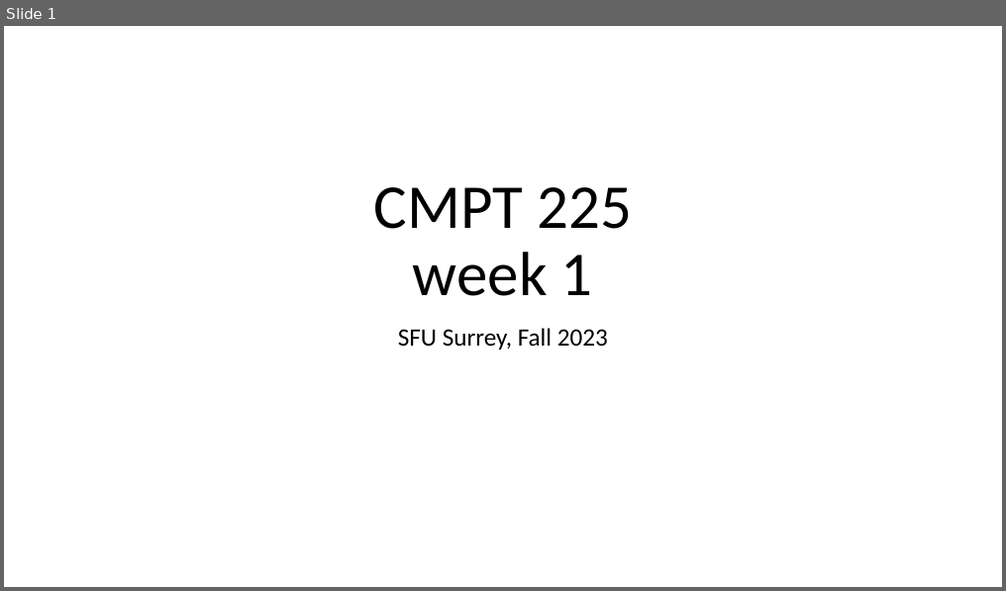
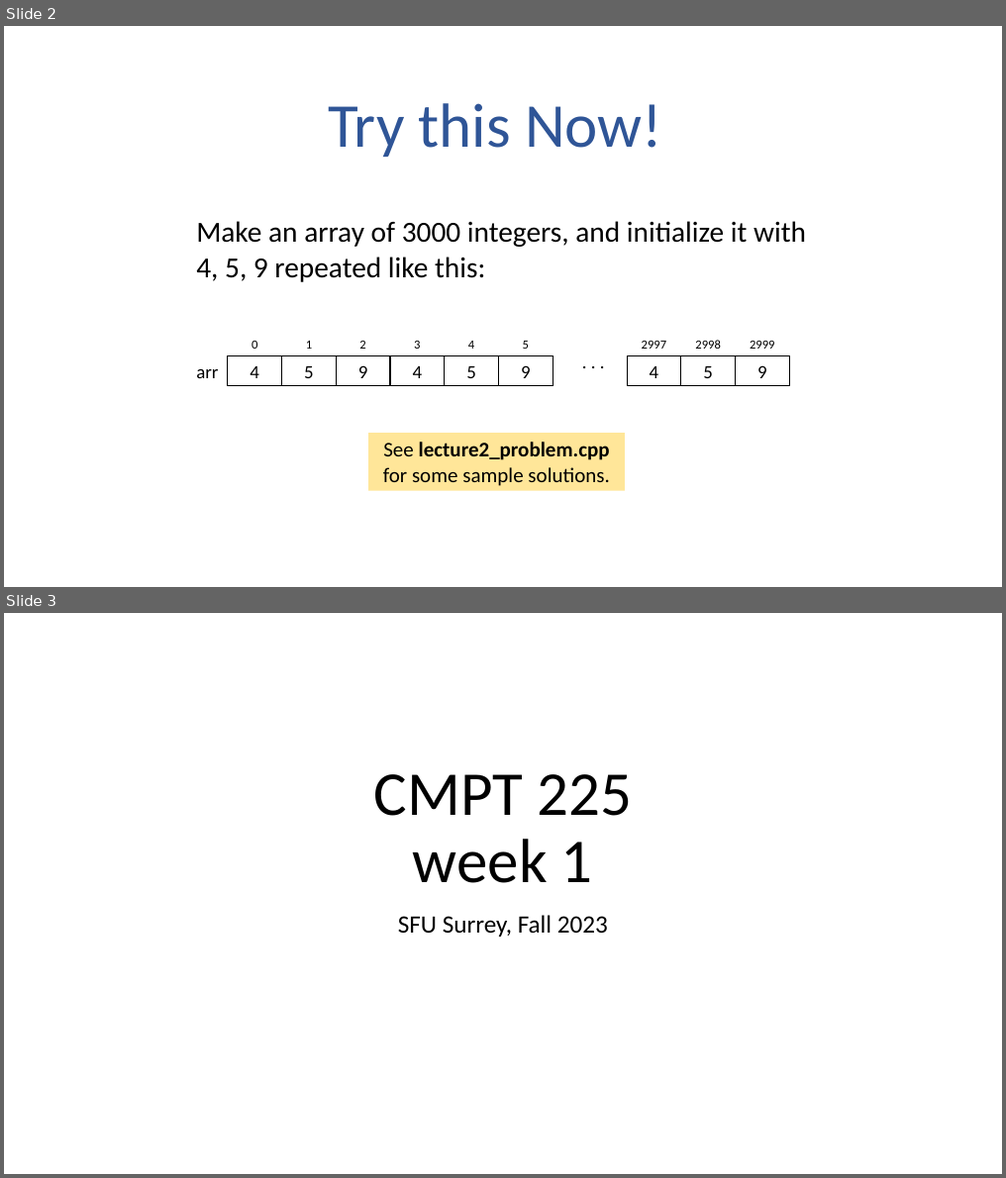
Before and after one commit to tjd1234/cmpt225fall2023, a slide deck: lecture_notes/week1/week1_intro.pptx. Shown one above the other, each under a label of ours: slide 1 before the commit, slides 2 and 3 after it. The pictures are 1006x591 and 1006x1178 pixels, drawn with LibreOffice and Linux fonts; fonts in the diff are those of the drawing. Boxes give left, top, right and bottom in pixels: in the first picture for what was removed or moved away, otherwise in the second. Text is boxed around its words. In the diff, an @@ line names an element or a change of style, - is before the commit and + after.

```diff
--- a/lecture_notes/week1/week1_intro.pptx
+++ b/lecture_notes/week1/week1_intro.pptx
@@ slide 2 added at [4, 26, 1002, 587], background #FFFFFF @@
@@ text added at [328, 103, 662, 157], 60 pt, text #2F5597 @@
+Try this Now!
@@ text added at [196, 221, 806, 282], 28 pt, text #000000 @@
+Make an array of 3000 integers, and initialize it with
+4, 5, 9 repeated like this:
@@ text added at [252, 341, 257, 349], 12 pt, text #000000 @@
+0
@@ text added at [306, 341, 312, 349], 12 pt, text #000000 @@
+1
@@ text added at [359, 341, 365, 349], 12 pt, text #000000 @@
+2
@@ text added at [414, 341, 420, 349], 12 pt, text #000000 @@
+3
@@ text added at [468, 341, 474, 349], 12 pt, text #000000 @@
+4
@@ text added at [523, 341, 529, 349], 12 pt, text #000000 @@
+5
@@ text added at [562, 347, 626, 376], 18 pt, text #000000 @@
+. . .
@@ text added at [642, 341, 666, 349], 12 pt, text #000000 @@
+2997
@@ text added at [695, 340, 720, 349], 12 pt, text #000000 @@
+2998
@@ text added at [749, 341, 774, 349], 12 pt, text #000000 @@
+2999
@@ text added at [196, 370, 218, 378], 18 pt, text #000000 @@
+arr
@@ rectangle added at [228, 356, 282, 386], outline #000000 0.75 pt, 18 pt, text #000000 @@
+4
@@ rectangle added at [282, 356, 336, 386], outline #000000 0.75 pt, 18 pt, text #000000 @@
+5
@@ rectangle added at [337, 356, 390, 386], outline #000000 0.75 pt, 18 pt, text #000000 @@
+9
@@ rectangle added at [390, 356, 445, 386], outline #000000 0.75 pt, 18 pt, text #000000 @@
+4
@@ rectangle added at [445, 356, 498, 386], outline #000000 0.75 pt, 18 pt, text #000000 @@
+5
@@ rectangle added at [499, 356, 552, 386], outline #000000 0.75 pt, 18 pt, text #000000 @@
+9
@@ rectangle added at [627, 356, 681, 386], outline #000000 0.75 pt, 18 pt, text #000000 @@
+4
@@ rectangle added at [681, 356, 736, 386], outline #000000 0.75 pt, 18 pt, text #000000 @@
+5
@@ rectangle added at [736, 356, 789, 386], outline #000000 0.75 pt, 18 pt, text #000000 @@
+9
@@ rectangle added at [368, 433, 625, 491], fill #FFE699, 20 pt, text #000000 @@
+See lecture2_problem.cpp for some sample solutions.
@@ what was slide 1 is now slide 3 @@
```
Also in this commit, not shown: 9 slides changed, 1 other slide added, 1 slide removed, 1 other file.
